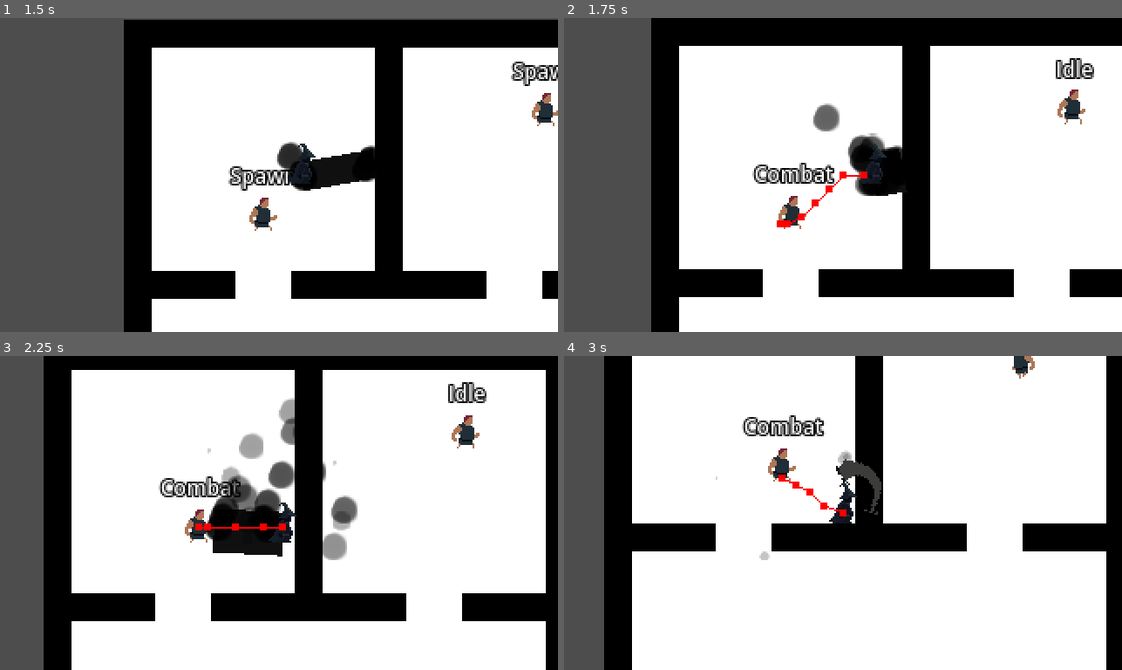
Above: before the commit, frames 1-4 (two rows, left to right).
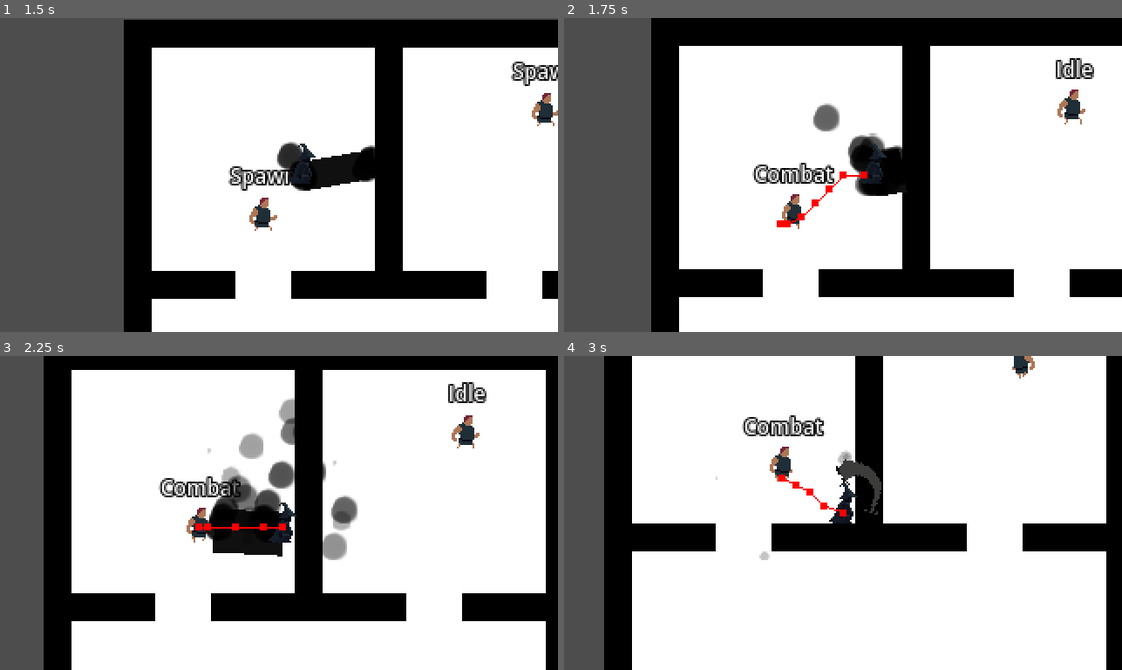
Above: after the commit, the same moments.

Repository: vyxul/Shadow-Eclipse
Game: Godot game, scene res://GameFiles/Scenes/Menu/StartScreen.tscn
Two runs of this game, one before a commit and one after it. Both use one fixed random seed, a clock stepped at 60 frames per second and the inputs below.
Inputs (mouse positions are in pixels of both pictures, inside the frame that each line leads up to):
- Up to frame 1 (1.5 s): click (239, 266) at 0.5 s; move the mouse to (401, 159) at 1.27 s; hold D (right) from 1.28 s (still down); tap R (r) at 1.35 s
- Up to frame 2 (1.75 s): keep holding D (right); tap X (x) at 1.55 s
- Up to frame 3 (2.25 s): move the mouse to (167, 528) at 2.02 s; release D (right) at 2.03 s; hold S (down) from 2.03 s (still down); tap X (x) at 2.1 s
- Up to frame 4 (3 s): tap R (r) at 2.3 s; move the mouse to (898, 443) at 2.77 s; release S (down) at 2.78 s; hold D (right) from 2.78 s (still down); click (898, 443) at 2.85 s

Frame 1 is identical in both runs. In frame 2, 0.1% of the frame differs, in the area x 38-44%, y 56-68%; in frame 3, 0.1%; in frame 4, 0.2%, in the area x 36-42%, y 28-40%.

Commit message:
Added walk and death animations to combat and death state

Diff:
--- a/GameFiles/Scenes/States/EnemyCombat.gd
+++ b/GameFiles/Scenes/States/EnemyCombat.gd
@@ -19,6 +19,7 @@
 	this_navigation_timer = this_entity.get_navigation_timer() as Timer
 	this_search_radius = get_parent().get_search_radius() as SearchRadius
 	focus_target = this_search_radius.get_closest_tracked_enemy() as CharacterBody2D
+	get_parent().get_animation_player().play("walk")
 
 	get_parent().get_state_label().text = "Combat"
 	get_parent().get_search_radius().not_tracking_enemy.connect(on_not_tracking_enemy)
@@ -32,6 +33,7 @@
 	this_navigation_timer.stop()
 	focus_target = null
 	in_combat = false
+	get_parent().get_animation_player().play("RESET")
 
 
 func update(delta):
@@ -44,6 +46,7 @@
 
 	var move_direction = this_entity.to_local(this_navigation_agent.get_next_path_position()).normalized()
 	this_entity.velocity = move_direction * move_speed
+	this_entity.get_sprite().flip_h = this_entity.velocity.x < 0
 
 
 func make_path() -> void:
--- a/GameFiles/Scenes/States/EnemyDeath.gd
+++ b/GameFiles/Scenes/States/EnemyDeath.gd
@@ -5,6 +5,9 @@
 func enter():
 	var enemy = get_parent().get_this_entity()
 	print_debug(enemy.name + " entered EnemyDeath state")
+	var animation_player = get_parent().get_animation_player()
+	animation_player.play("death")
 
+	await animation_player.animation_finished
 	if enemy:
 		enemy.queue_free()
